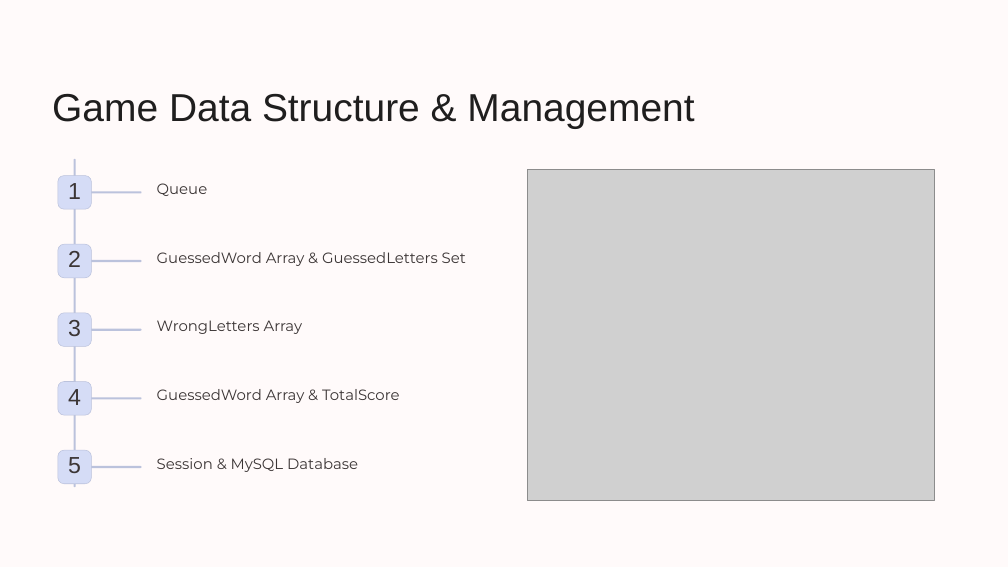
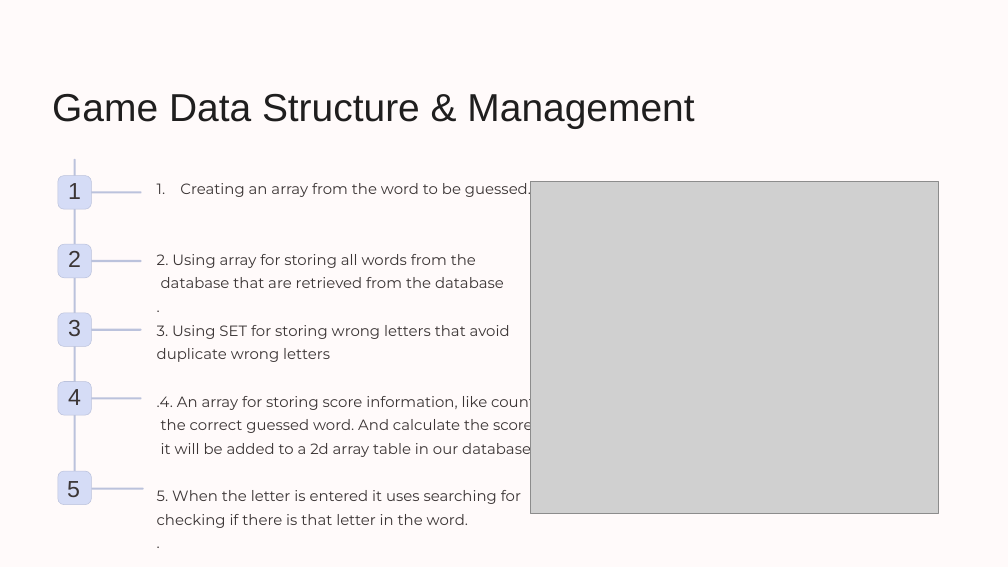
Before and after one commit to Thexz3n/GuessGame, a slide deck: slide 4 of Guess-Game-Online[1]00.pptx. Drawn at 1008x567 pixels with LibreOffice and Linux fonts; fonts in the diff are those of the drawing; grey boxes stand for pictures; background and template pictures are left out. Boxes give left, top, right and bottom in pixels: in the first picture for what was removed or moved away, otherwise in the second. Text is boxed around its words. In the diff, an @@ line names an element or a change of style, - is before the commit and + after.

```diff
--- a/Guess-Game-Online[1]00.pptx
+++ b/Guess-Game-Online[1]00.pptx
@@ text at box(157, 181, 536, 528): text changed @@
-Queue
+1. Creating an array from the word to be guessed.
+2. Using array for storing all words from the
+database that are retrieved from the database
+.
+3. Using SET for storing wrong letters that avoid
+duplicate wrong letters
+.4. An array for storing score information, like count
+the correct guessed word. And calculate the score.
+it will be added to a 2d array table in our database
+5. When the letter is entered it uses searching for
+checking if there is that letter in the word.
+.
@@ picture: place and size @@
-picture at box(527, 169, 935, 501)
+picture at box(530, 181, 938, 513)
@@ text removed at box(157, 252, 466, 266) @@
-GuessedWord Array & GuessedLetters Set
@@ text removed at box(157, 320, 303, 334) @@
-WrongLetters Array
@@ text removed at box(157, 389, 399, 403) @@
-GuessedWord Array & TotalScore
@@ rounded rectangle: place and size @@
-rounded rectangle at box(58, 450, 91, 484)
+rounded rectangle at box(58, 471, 91, 505)
@@ text "5": place and size @@
-text "5" at box(68, 457, 81, 473)
+text "5" at box(67, 481, 80, 497)
@@ text removed at box(157, 458, 358, 472) @@
-Session & MySQL Database
@@ rounded rectangle: place and size @@
-rounded rectangle at box(89, 466, 142, 468)
+rounded rectangle at box(91, 488, 144, 490)
```
Also in this commit, not shown: 2 other slides changed, 2 other files.
